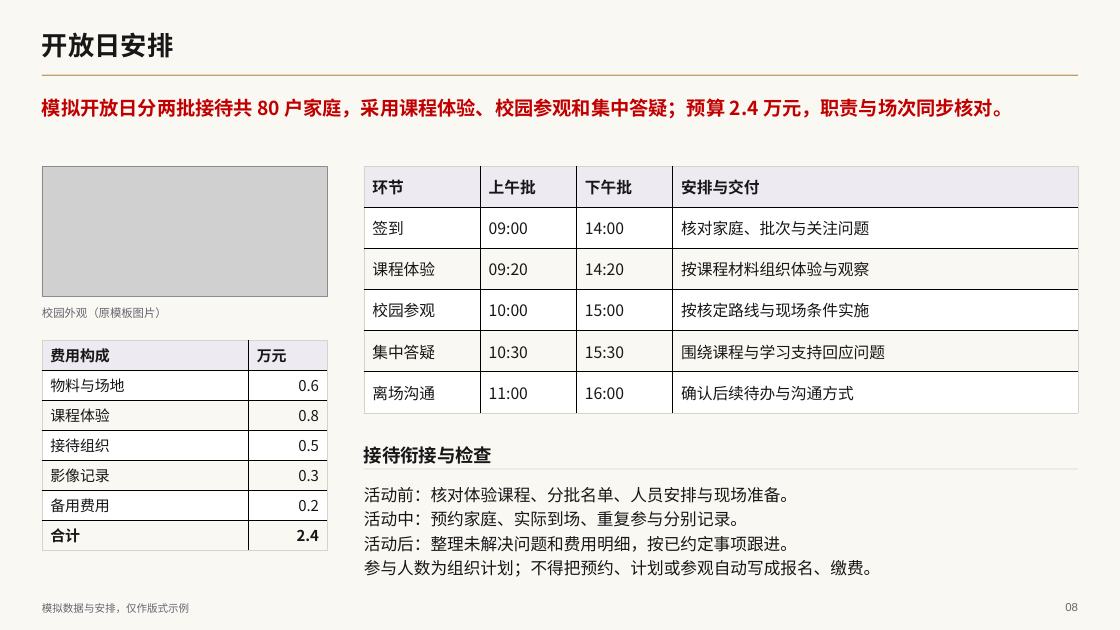
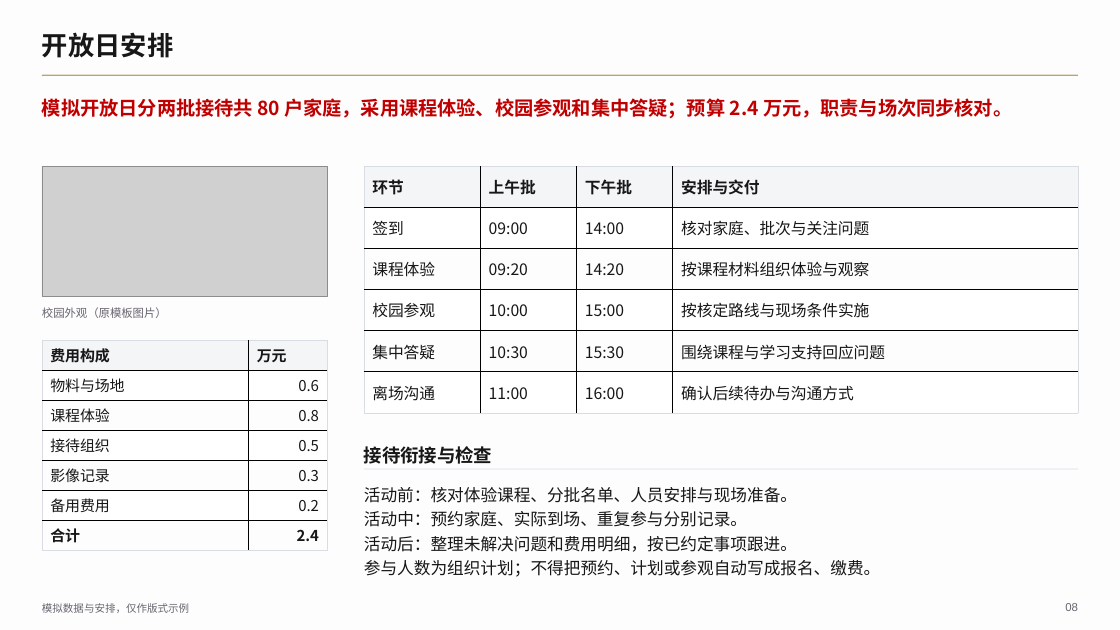
Before and after one commit to 2503668375-boop/hualang-ppt-skill, a slide deck: slide 8 of artifact-template-hualang-school/assets/reference.pptx. Drawn at 1120x630 pixels with LibreOffice and Linux fonts; fonts in the diff are those of the drawing; grey boxes stand for pictures; background and template pictures are left out. Boxes give left, top, right and bottom in pixels: in the first picture for what was removed or moved away, otherwise in the second. Text is boxed around its words. In the diff, an @@ line names an element or a change of style, - is before the commit and + after.

```diff
--- a/artifact-template-hualang-school/assets/reference.pptx
+++ b/artifact-template-hualang-school/assets/reference.pptx
@@ background #FAF8F3 to #FDFDFE @@
@@ table at (364,166,1079,413) @@
@@ fill #EEEAF1 to #F4F5F7 in row 1 @@
@@ fill #FAF8F3 to #FDFDFE in 8 cells @@
@@ borders changed @@
@@ table at (42,340,328,549) @@
@@ fill #EEEAF1 to #F4F5F7 in row 1 @@
@@ fill #FAF8F3 to #FDFDFE in 6 cells @@
@@ borders changed @@
@@ line (364, 469) - (1078, 469): stroke #D8D3CA 0.75 pt to #D9DCE2 0.75 pt @@
```
Also in this commit, not shown: 12 other slides changed, 20 other files.
